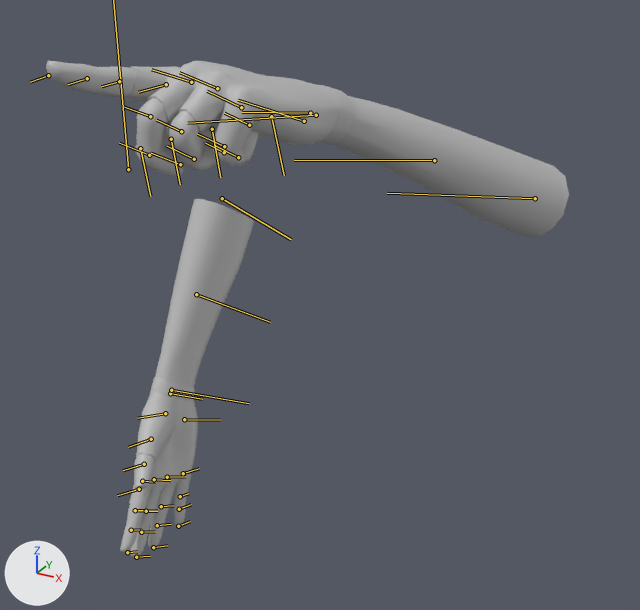
Two versions of the FBX model Art Share/TeensySummer/images/PLAYER/ANIM_player_menuSelect.fbx, one commit apart.
The view is the same before and after, from a 50 mm lens placed at (0.459, -0.524, 0.182), pointed at (0.087, 0.153, -0.156). The axes (+X, +Y, +Z) are drawn at lower left. The lights are the same throughout. Both versions are drawn at frame 3652 of the action 'Take 001'; the numbers are the values there. The bones that bend it are drawn over the model as lines.

The first picture shows 'MESH_player'.
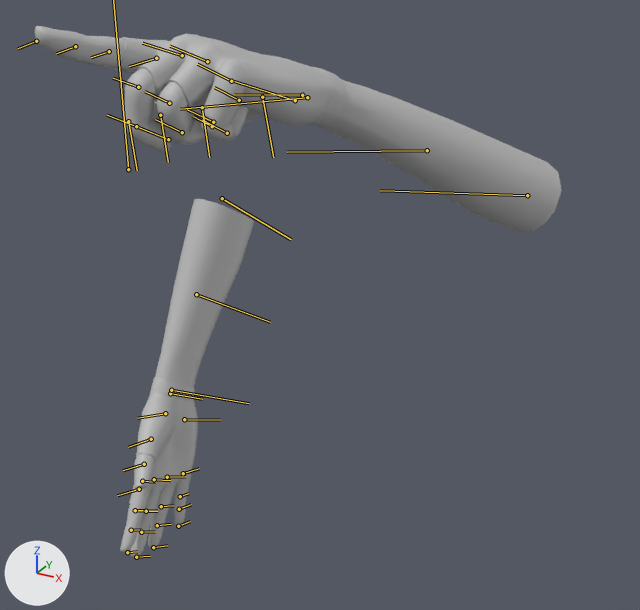
What the commit changed:
Bone 'l_armLower_skin' (bone_l_armlower_skin) moves from (-3.77, -4.05, -11.48) to (-2.99, -3.6, -11.03).
Bone 'l_armLower_skin' (bone_l_armlower_skin) turns from (91, -26, 28) to (90, -26, 30) degrees about its own x, y and z.

Pixel boxes [x1, y1, x2, y2] of what changed, in the pictures (640 x 610 px):
'MESH_player', posed (7% taller)
    before: [46, 61, 569, 557]
    after: [34, 26, 562, 557]
bone 'l_armLower_skin', root to tip
    before: (535, 198) to (387, 193)
    after: (527, 195) to (380, 190)
